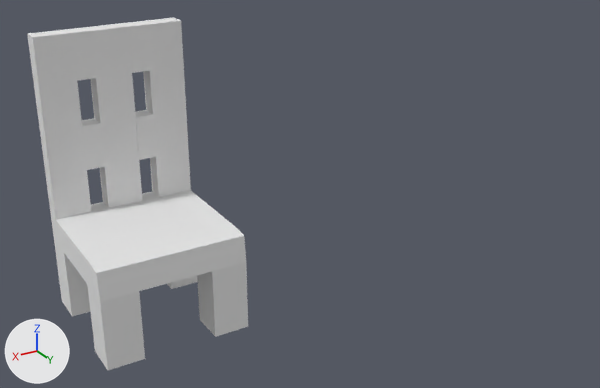
What one commit did to the Blender file Chair1blend.blend.
Before and after are seen from a 50 mm camera at (3.44, 9.79, 6.29) aimed at (-1.84, 0.99, 1.89). Arrows for +X, +Y and +Z are at lower left; the lights stay in place.
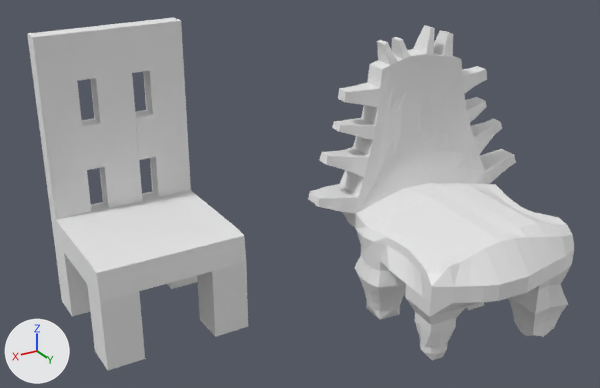
Commit message: created chair

Where the change shows, as pixel boxes [x1, y1, x2, y2] in the pictures (600 x 388 px):
'Cube.001', added
    after: [308, 25, 574, 360]

What the commit changed:
Mesh me_cube_001 is new.
It has 1082 vertices, 1080 faces and spans x -28.4..14.9, y -39.0..10.6, z -5.4..55.6.
Object 'Cube.001' (ob_cube_001) is new; it shows me_cube_001.
Its location is (-2.78, 1.46, 0.13).
Its rotation in degrees is (0, 0, -94).
Its scale is (0.0685, 0.0685, 0.0685).
